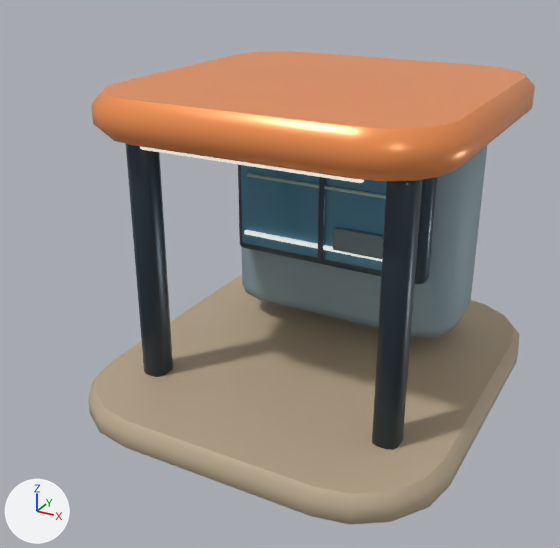
Before and after pictures for a commit that changed the glTF model assets/models/regions/metro_mall_2.glb.
Rendered twice from a camera (50 mm lens) standing at (8.43, -4.38, 3.24) and looking at (5.87, 0.27, 0.91). Every picture has the same lights, and +X, +Y and +Z are marked at lower left. The first picture is the older version. Vertices at exactly the same position are counted once.

The scene before the commit, as lines of its bpy script (objects in view):
```python
me_mall2 = bpy.data.meshes.new('Mall2')
me_mall2.from_pydata(...)  # 880 vertices, 1712 faces; spans x 4.74..7.47, y -1.08..2.04, z 0.0..2.32
# faces by material slot: [436, 560, 156, 280, 280]
me_mall2.materials.append(mat_ceramic)
me_mall2.materials.append(mat_metal)
me_mall2.materials.append(mat_paint)
me_mall2.materials.append(mat_tint)
me_mall2.materials.append(mat_light)
ob_mall2 = bpy.data.objects.new('Mall2', me_mall2)
ob_mall2.location = (0.0, 0.0, 0.0)
```
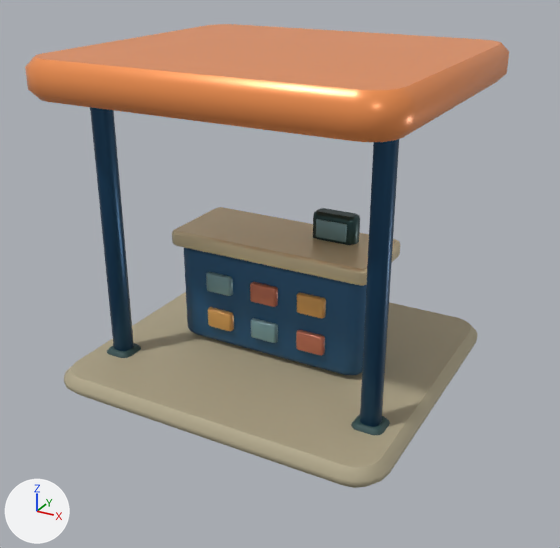
Boxes (x1, y1, x2, y2) around the edits, measured in the pictures (560 x 548 px; the box of a moved part takes in the faces that stretch with it):
'Mall2', reshaped (8% wider)
    before: (88, 51, 535, 525)
    after: (25, 24, 509, 488)
part 1 of me_mall2, moved or reshaped
    before: (318, 177, 326, 261)
    after: (90, 107, 134, 351)
part 2 of me_mall2, moved or reshaped
    before: (241, 146, 487, 338)
    after: (313, 208, 360, 245)
part 3 of me_mall2, moved or reshaped
    before: (238, 164, 437, 284)
    after: (208, 307, 234, 331)
part 4 of me_mall2, moved or reshaped
    before: (241, 165, 387, 271)
    after: (316, 219, 347, 242)
part 5 of me_mall2, rebuilt (22% shorter)
    before: (88, 275, 520, 525)
    after: (64, 292, 478, 488)
part 6 of me_mall2, rebuilt (9% wider, 9% shorter)
    before: (91, 51, 535, 181)
    after: (25, 24, 509, 142)
part 7 of me_mall2, deleted
    before: (126, 144, 173, 377)
part 8 of me_mall2, deleted
    before: (244, 230, 382, 262)
part 9 of me_mall2, deleted
    before: (140, 146, 364, 183)
part 10 of me_mall2, deleted
    before: (247, 173, 386, 199)
part 11 of me_mall2, deleted
    before: (333, 227, 384, 259)
part 12 of me_mall2, built on
    before: (372, 180, 422, 450)
    after: (172, 139, 400, 435)
part 13 of me_mall2, added
    after: (107, 343, 141, 358)

What changed in the scene script:
```text
Change me_mall2:
    used by ob_mall2; location = (0.0, 0.0, 0.0)
    remove me_mall2.from_pydata(...)  # 880 vertices, 1712 faces; spans x 4.74..7.47, y -1.08..2.04, z 0.0..2.32
    add me_mall2.from_pydata(...)  # 1232 vertices, 2392 faces; spans x 4.41..7.09, y -0.73..1.75, z 0.0..2.51
    me_mall2 part 1: the loose piece of 72 vertices spanning x 6.08..6.12, y 0.47..0.51, z 0.99..1.72 is scaled about its middle by (3.11, 3.11, 3.25), then moved by (-1.42, -0.66, -0.16)
    me_mall2 part 2: the loose piece of 72 vertices spanning x 5.15..7.05, y 0.69..1.59, z 0.35..1.92 is scaled about its middle by (0.186, 0.165, 0.165), then moved by (0.03, -0.46, 0.04), in mat_metal
    me_mall2 part 3: the loose piece of 72 vertices spanning x 5.32..6.89, y 0.56..0.73, z 0.9..1.79 is scaled about its middle by (0.133, 0.473, 0.169), then moved by (-0.75, -0.4, -0.93), in mat_paint
    me_mall2 part 4: the loose piece of 72 vertices spanning x 5.39..6.81, y 0.51..0.58, z 0.99..1.72 is scaled about its middle by (0.174, 0.293, 0.189), then moved by (0.03, 0.04, -0.15)
    me_mall2 part 5: the loose piece of 80 vertices spanning x 4.74..7.47, y -1.08..2.04, z 0.0..0.22 is rebuilt with 80 vertices and now spans x 4.41..7.09, y -0.73..1.75, z 0.0..0.16
    me_mall2 part 6: the loose piece of 80 vertices spanning x 4.84..7.36, y -0.77..1.73, z 2.04..2.32 is rebuilt with 80 vertices and now spans x 4.41..7.09, y -0.73..1.75, z 2.23..2.51
    me_mall2 part 7: the loose piece of 72 vertices spanning x 5.09..5.27, y -0.47..-0.27, z 0.03..2.02 is deleted
    me_mall2 part 8: the loose piece of 72 vertices spanning x 5.43..6.76, y 0.48..0.51, z 1.08..1.11 is deleted
    me_mall2 part 9: the loose piece of 72 vertices spanning x 5.34..6.86, y -0.61..-0.55, z 1.99..2.05 is deleted
    me_mall2 part 10: the loose piece of 72 vertices spanning x 5.47..6.73, y 0.48..0.51, z 1.55..1.57 is deleted
    me_mall2 part 11: the loose piece of 72 vertices spanning x 6.2..6.6, y 0.48..0.51, z 1.09..1.27 is deleted
    me_mall2 part 12: 72 vertices removed from x 6.93..7.11, y -0.47..-0.27, z 0.03..2.02; 656 vertices added at x 4.91..6.94, y -0.29..0.92, z 0.0..2.37
    me_mall2 part 13: 80 vertices added at x 4.56..4.79, y -0.29..-0.05, z 0.01..0.19
    other edits to the shape of me_mall2 do not show in these pictures
```
